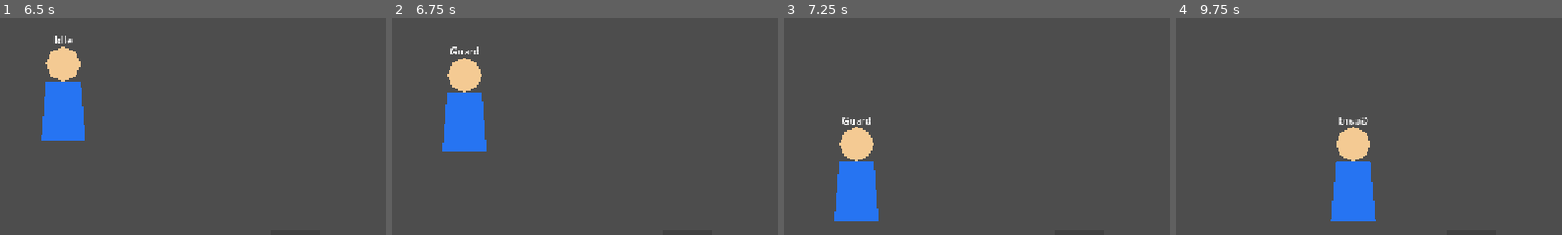
Above: before the commit, frames 1-4 (left to right).
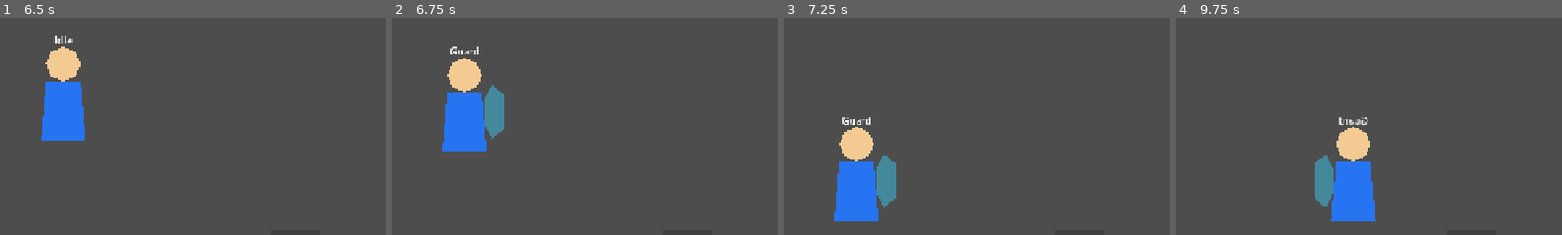
Above: after the commit, the same moments.

Repository: adamonine-stack/hashire-kaminari-dakkan-no-kobushi
Game: Godot game, scene res://scenes/Battle.tscn
The game is run twice, just before and just after one commit, with the same random seed, the same clock (stepped at 60 frames per second) and the same inputs.
Inputs:
- Up to frame 1 (6.5 s): click "<" at 0.5 s; click ">" at 1.25 s; click "v" at 2 s; click "Punch" at 2.75 s; click "Kick" at 3.5 s; click "Jump" at 4.25 s; hold Right (move_right) from 5.03 s (still down); tap J (attack) at 5.1 s; tap Up (jump) at 5.27, 6.02 s; tap Down (crouch) at 5.85 s
- Up to frame 2 (6.75 s): release Right (move_right) at 6.53 s; hold Left (move_left) from 6.53 s (still down); hold L (guard) from 6.53 s (still down)
- Up to frame 3 (7.25 s): keep holding Left (move_left); keep holding L (guard)
- Up to frame 4 (9.75 s): release Left (move_left) at 7.28 s; release L (guard) at 7.28 s; hold Right (move_right) 7.28-8.78 s; tap K (kick) at 7.35 s; tap Up (jump) at 7.52, 8.27, 9.02 s; tap J (attack) at 8.1 s; hold Left (move_left) 8.78-9.53 s; tap Down (crouch) at 8.85 s; hold Right (move_right) from 9.53 s (still down); hold L (guard) from 9.53 s (still down)
The pictures show only the part of the screen within x 50-100%, y 25-75%; the shares and areas given below are measured in that part.

Frame 1 is identical in both runs. In frame 2, 1.0% of the frame differs, in the area x 23-30%, y 30-57%; in frame 3, 1.0%; in frame 4, 0.9%.
Error before the commit: Invalid assignment of property or key 'visible' with value of type 'bool' on a base object of type 'null instance'. (res://scripts/player/player_movement.gd:14…

Commit message:
Dev011: add guard placeholder visual

Diff:
--- a/godot/scenes/Player.tscn
+++ b/godot/scenes/Player.tscn
@@ -27,6 +27,12 @@
 color = Color(0.960784, 0.792157, 0.580392, 1)
 polygon = PackedVector2Array(0, -28, 20, -20, 28, 0, 20, 20, 0, 28, -20, 20, -28, 0, -20, -20)
 
+[node name="GuardPlaceholder" type="Polygon2D" parent="VisualRoot/IdlePlaceholder"]
+visible = false
+position = Vector2(44, -64)
+color = Color(0.227451, 0.823529, 1, 0.45)
+polygon = PackedVector2Array(0, -44, 20, -28, 20, 28, 0, 44, -12, 20, -12, -20)
+
 [node name="IdleStateLabel" type="Label" parent="VisualRoot/IdlePlaceholder"]
 offset_left = -28.0
 offset_top = -174.0
